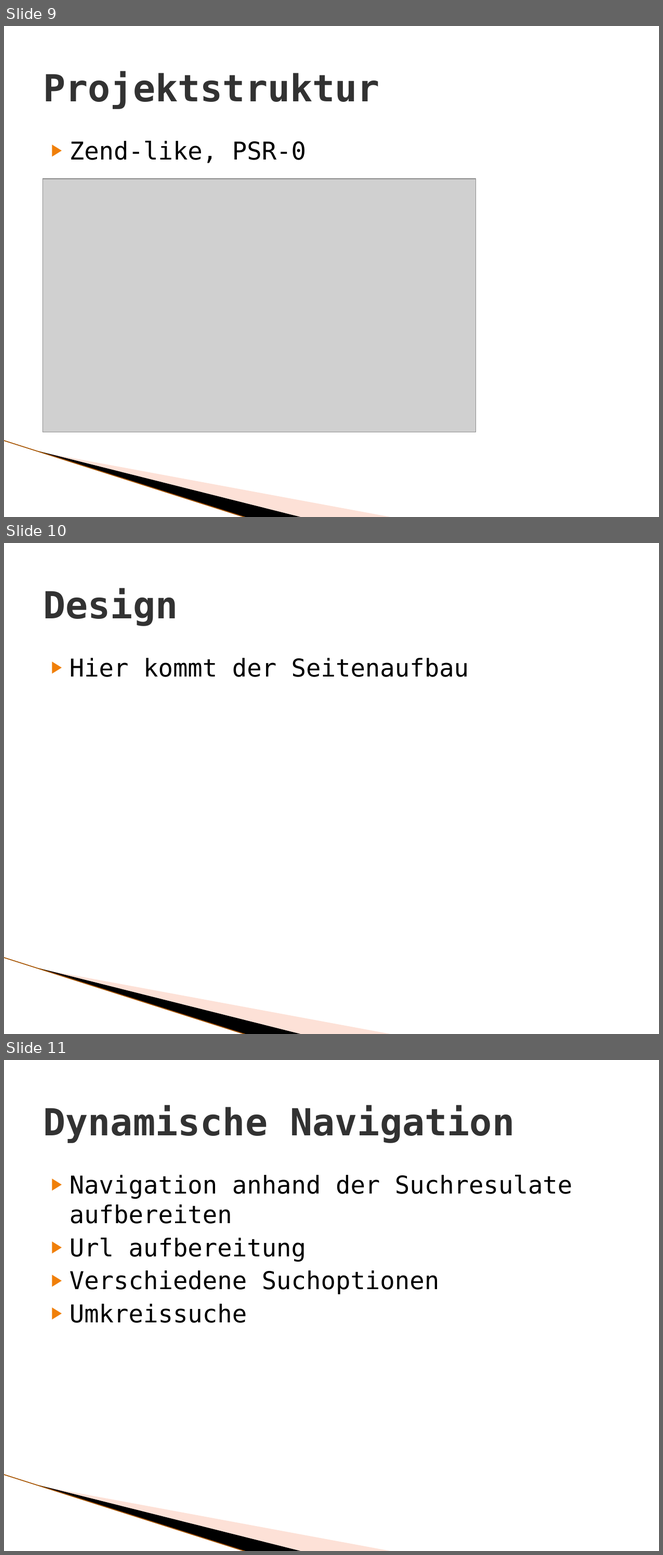
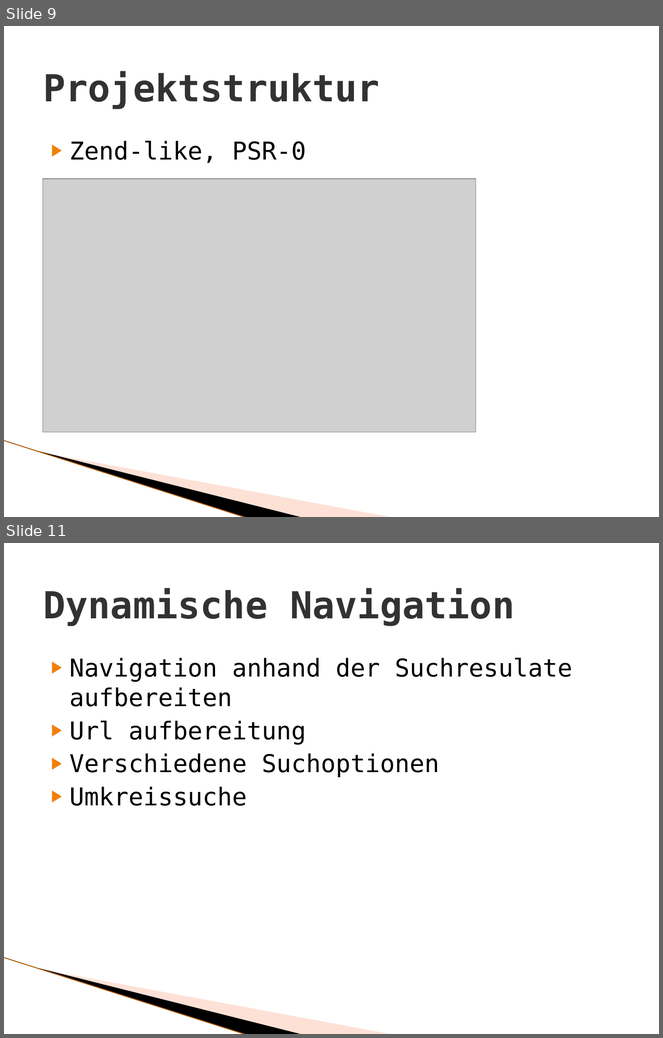
Before and after one commit to pvbergen/ch.bfh.bti7054.w2014.p.ShareShop, a slide deck: doc/sharely_presentation_part.pptx. Shown one above the other, each under a label of ours: slides 9, 10 and 11 before the commit, slides 9 and 11 after it; the slides between them are not shown. The pictures are 663x1555 and 663x1038 pixels, drawn with LibreOffice and Linux fonts; fonts in the diff are those of the drawing; grey boxes stand for pictures; background and template pictures are left out. Boxes give left, top, right and bottom in pixels: in the first picture for what was removed or moved away, otherwise in the second. Text is boxed around its words. In the diff, an @@ line names an element or a change of style, - is before the commit and + after.

```diff
--- a/doc/sharely_presentation_part.pptx
+++ b/doc/sharely_presentation_part.pptx
@@ slide 10 removed at (4, 543, 659, 1034), background #FFFFFF; not listed: 3 template elements that a slide beside it also shows @@
@@ title removed at (43, 588, 178, 626) @@
-Design
@@ text removed at (70, 658, 469, 677) @@
-▶ Hier kommt der Seitenaufbau
```
Also in this commit, not shown: 1 slide added, 2 other files.
